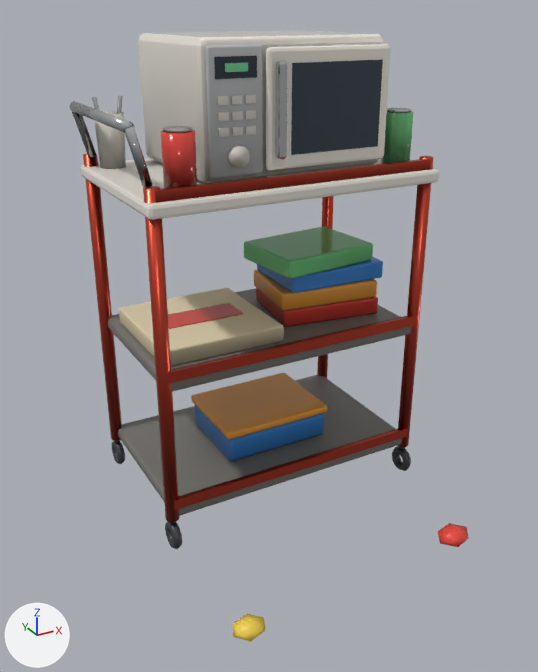
The glTF model web/public/assets/models/pack_slob/microwaveCart.glb, before and after one commit.
Both versions are drawn from a 50 mm camera at (-0.811, -1.337, 1.149) aimed at (-0.062, 0.025, 0.467). Arrows for +X, +Y and +Z are at lower left; the lights stay in place. The picture after the commit comes second. Vertices at exactly the same position are counted once.

Names of what the first picture shows: 'body', 'door'.
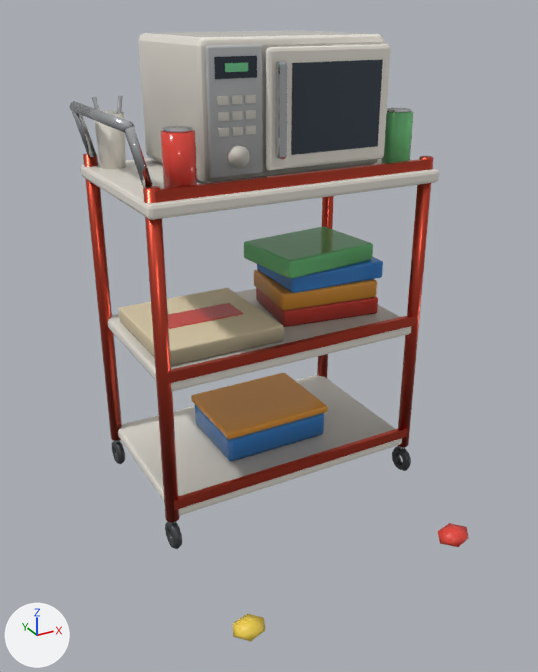
Changed parts and their boxes (x1, y1, x2, y2) in the pictures (538 x 672 px):
part 1 of me_body, recoloured (grey to white)
    both: (72, 104, 431, 528)

What changed in the scene script:
```text
Change me_body:
    where me_body.from_pydata(...)  # 1446 vertices, 2696 faces; spans x -0.372..0.35, y -0.328..0.455, z 0.0..1.099
    used by ob_body; location = (0.0, -0.025, 0.0)
    me_body part 1: 900 faces centred in x -0.367..0.337, y 0.004..0.431, z 0.055..1.083 are repainted in the vertex colours; the middle colour goes from grey #818181 to white #ffffff
```
